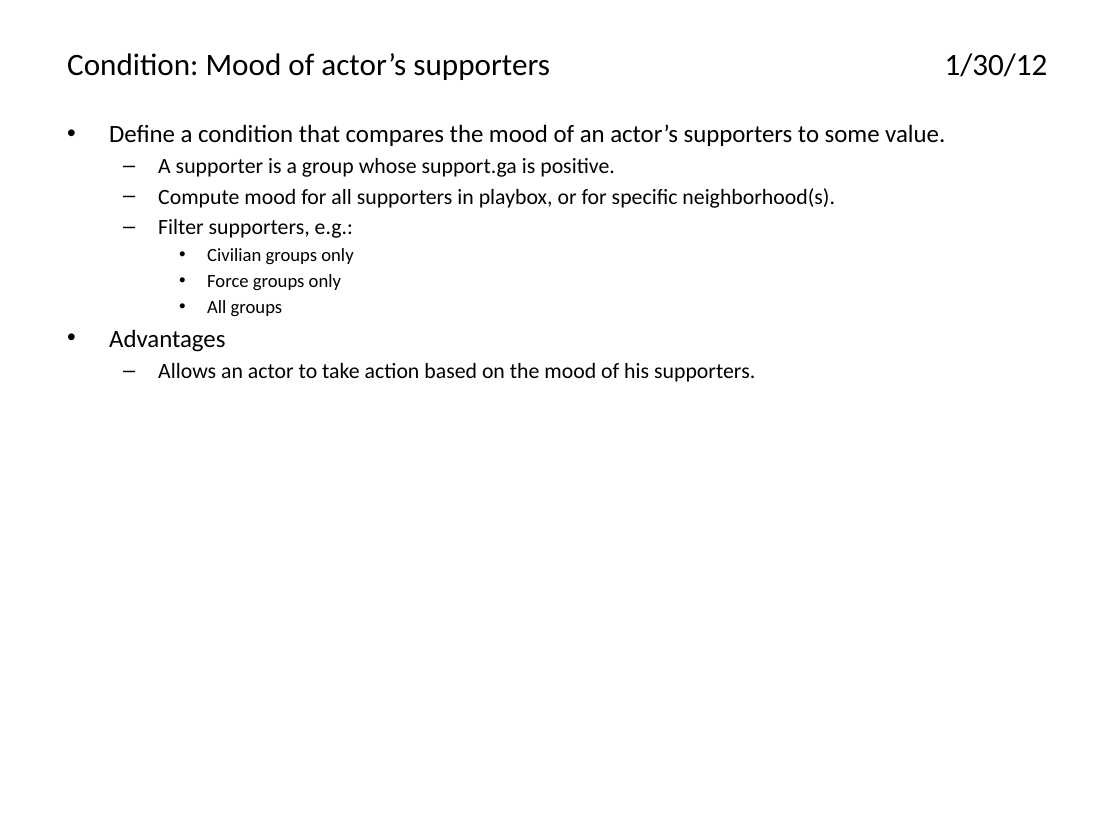
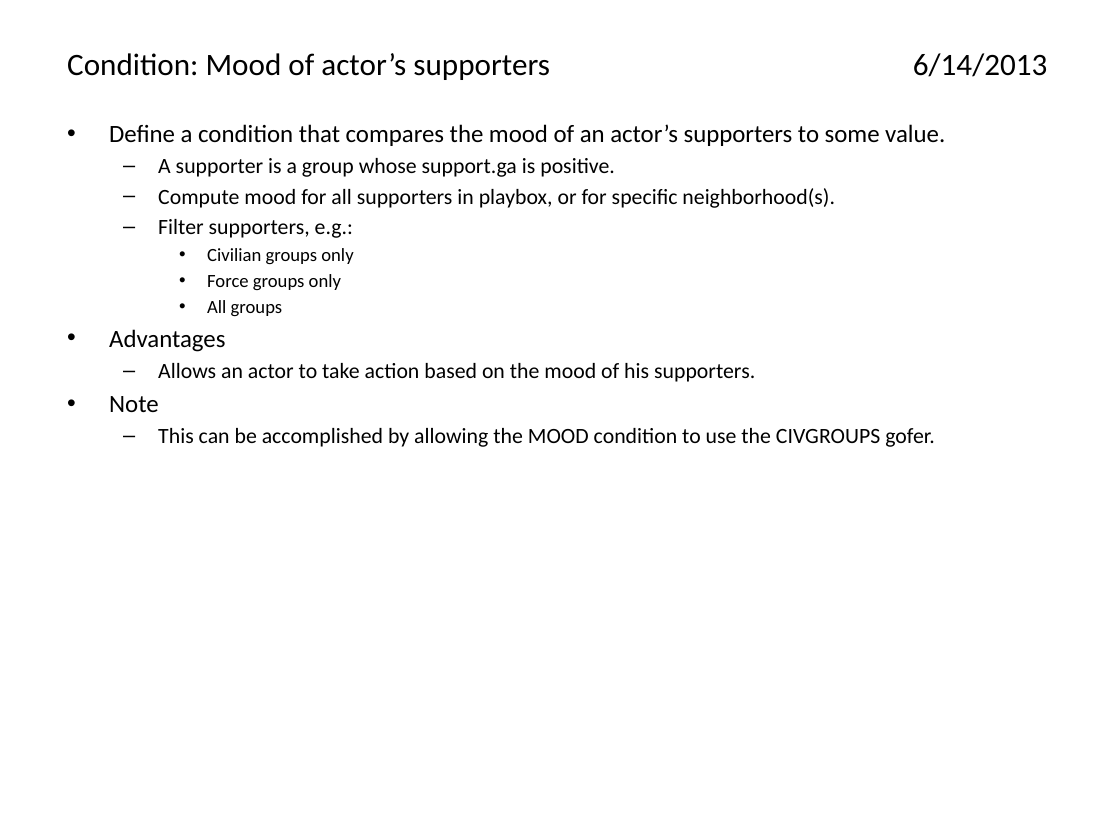
Before and after one commit to AthenaModel/athena-legacy, a slide deck: slide 11 of docs/dev/ideas.pptx. Drawn at 1120x840 pixels with LibreOffice and Linux fonts; fonts in the diff are those of the drawing. Boxes give left, top, right and bottom in pixels: in the first picture for what was removed or moved away, otherwise in the second. Text is boxed around its words. In the diff, an @@ line names an element or a change of style, - is before the commit and + after.

```diff
--- a/docs/dev/ideas.pptx
+++ b/docs/dev/ideas.pptx
@@ title at <box>67,53,1047,80</box>: text changed @@
-Condition: Mood of actor’s supporters 1/30/12
+Condition: Mood of actor’s supporters 6/14/2013
@@ text at <box>109,396,934,447</box>: paragraphs added @@
+• Note
+  – This can be accomplished by allowing the MOOD condition to use the CIVGROUPS gofer.
```
Also in this commit, not shown: 5 slides removed.
